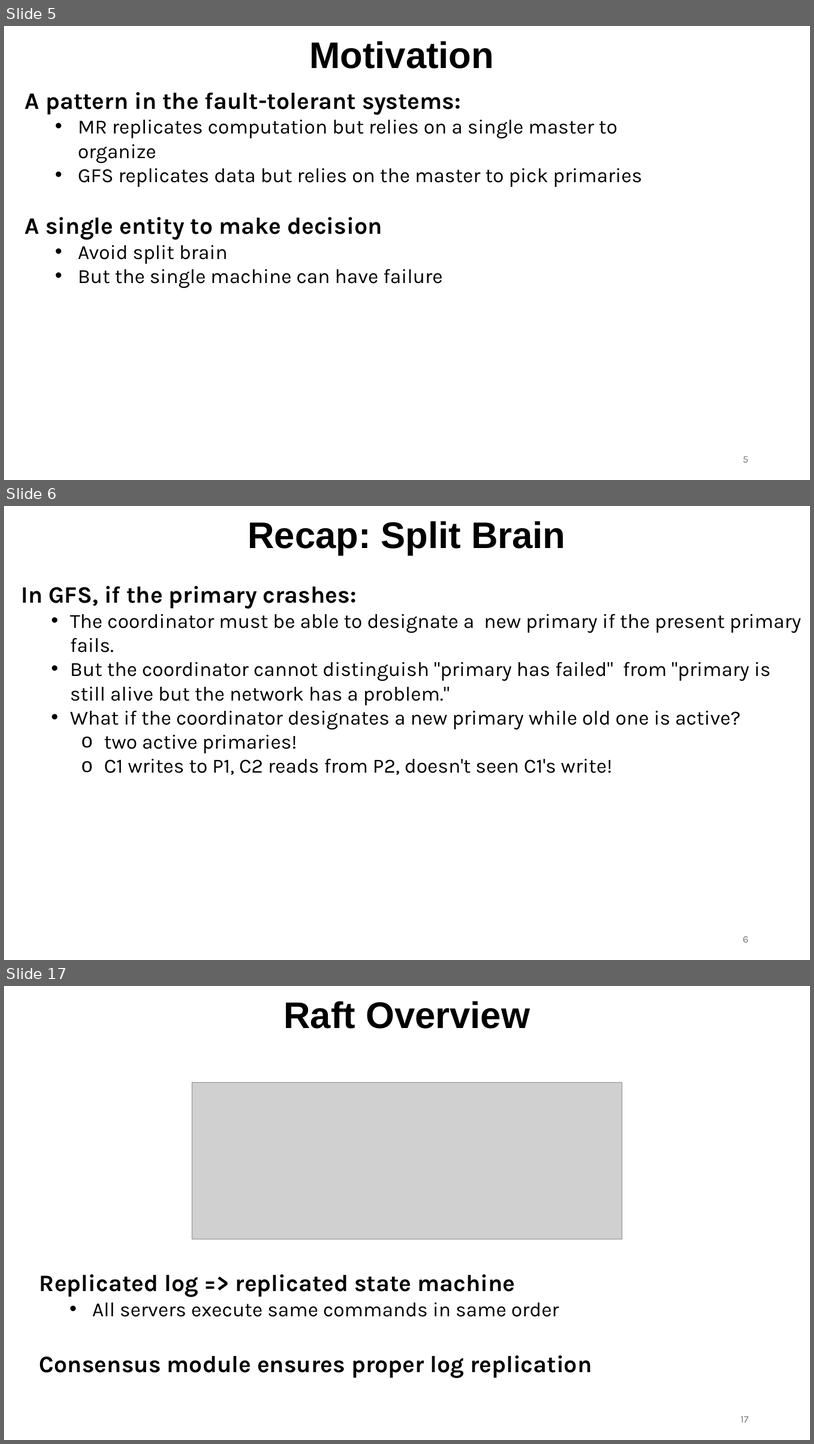
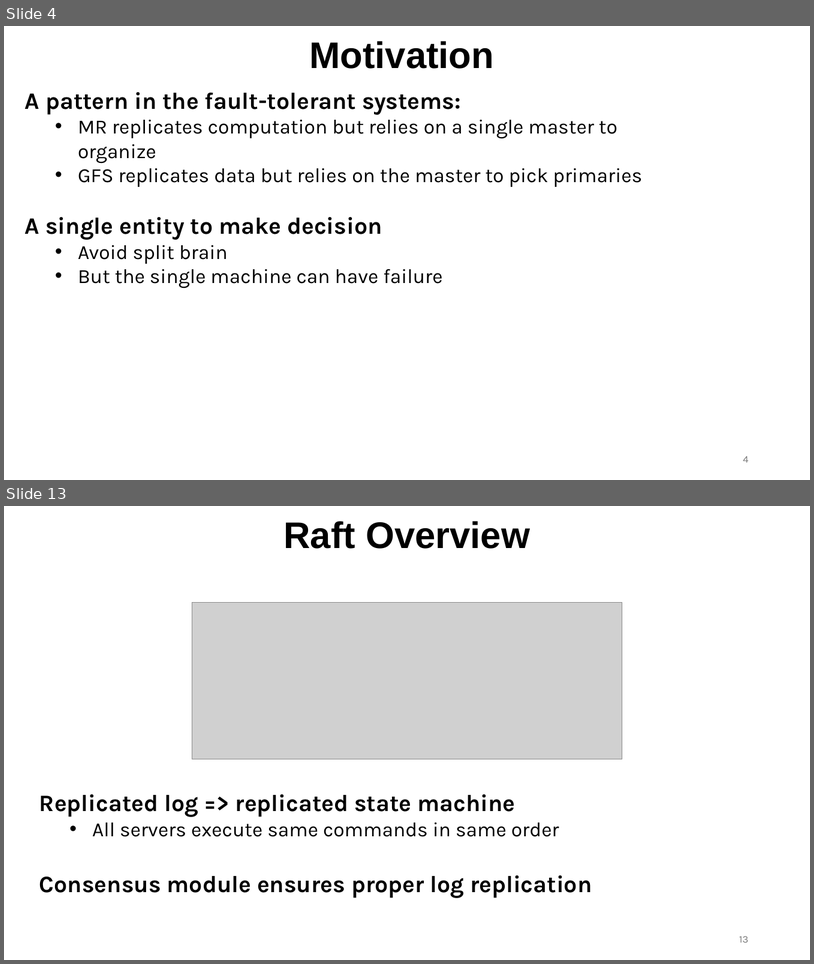
Before and after one commit to ec528/ec528.github.io, a slide deck: slides/fall26/6-raft-1.pptx. Shown one above the other, each under a label of ours: slides 5, 6 and 17 before the commit, slides 4 and 13 after it; the slides between them are not shown. The pictures are 814x1444 and 814x964 pixels, drawn with LibreOffice and Linux fonts; fonts in the diff are those of the drawing; grey boxes stand for pictures. Boxes give left, top, right and bottom in pixels: in the first picture for what was removed or moved away, otherwise in the second. Text is boxed around its words. In the diff, an @@ line names an element or a change of style, - is before the commit and + after.

```diff
--- a/slides/fall26/6-raft-1.pptx
+++ b/slides/fall26/6-raft-1.pptx
@@ slide 6 removed at bbox=[4, 506, 810, 960], background #FFFFFF @@
@@ title removed at bbox=[248, 521, 566, 555] @@
-Recap: Split Brain
@@ text removed at bbox=[21, 586, 801, 775] @@
-In GFS, if the primary crashes:
-  • The coordinator must be able to designate a new primary if the present primary fails.
-  • But the coordinator cannot distinguish "primary has failed" from "primary is still alive but the network has a problem."
-  • What if the coordinator designates a new primary while old one is active?
-    o two active primaries!
-    o C1 writes to P1, C2 reads from P2, doesn't seen C1's write!
@@ page number removed at bbox=[743, 936, 749, 942] @@
-6
@@ what was slide 5 is now slide 4 @@
@@ page number at bbox=[743, 456, 749, 462]: text changed @@
-5
+4
@@ what was slide 17 is now slide 13 @@
@@ page number at bbox=[740, 936, 749, 942]: text changed @@
-17
+13
```
Also in this commit, not shown: 11 slides changed, 6 slides added, 8 other slides removed.
